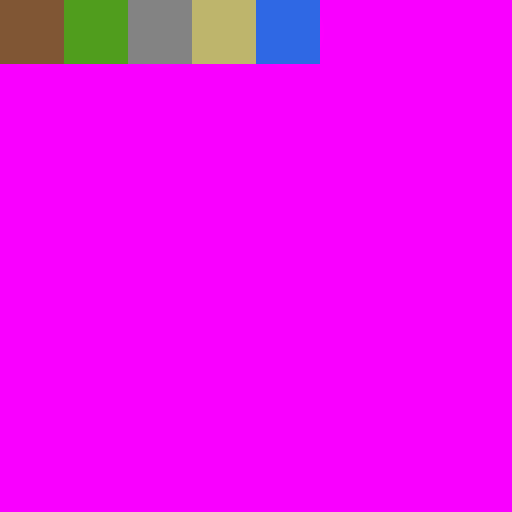
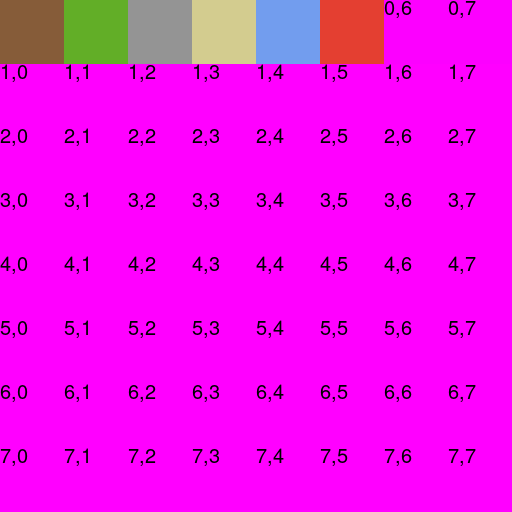
Revision of a layered 512px x 512px image; what changed, layer by layer:
removed layer "Vignette3" (was soft light) over [0, 0, 512, 512]
removed layer "Dirt" over [0, 0, 320, 64]
added layer "7,7" above "7,6" over [448, 449, 476, 466]
added layer "7,6" above "7,5" over [384, 449, 412, 466]
added layer "7,5" above "7,4" over [320, 449, 348, 466]
added layer "7,4" above "7,3" over [256, 448, 284, 466]
added layer "7,3" above "6,7" over [192, 449, 220, 466]
added layer "6,7" above "6,6" over [448, 385, 476, 402]
added layer "6,6" above "6,5" over [384, 385, 412, 402]
added layer "6,5" above "6,4" over [320, 385, 348, 402]
added layer "6,4" above "6,3" over [256, 384, 284, 402]
added layer "6,3" above "5,7" over [192, 385, 220, 402]
added layer "5,7" above "5,6" over [448, 321, 476, 338]
added layer "5,4" above "5,3" over [256, 320, 284, 338]
added layer "4,7" above "4,6" over [448, 256, 476, 274]
added layer "4,6" above "4,5" over [384, 256, 412, 274]
added layer "4,5" above "4,4" over [320, 256, 348, 274]
added layer "4,4" above "4,3" over [256, 256, 284, 274]
added layer "4,3" above "7,2" over [192, 256, 220, 274]
added layer "4,2" above "4,1" over [128, 256, 156, 274]
added layer "4,0" above "3,7" over [0, 256, 28, 274]
added layer "3,4" above "3,3" over [256, 192, 284, 210]
added layer "2,4" above "2,3" over [256, 128, 284, 146]
painted on "Background", masked it over [0, 0, 512, 512]
…and 37 more changes (37 added)
